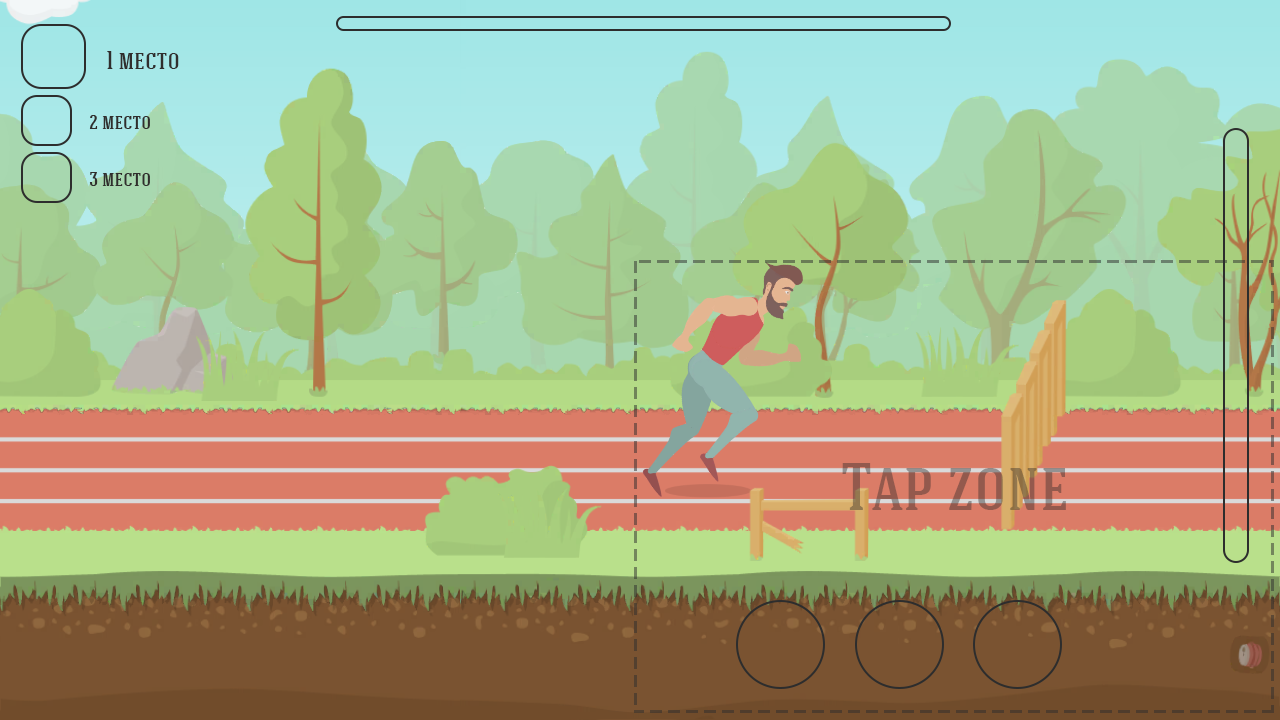
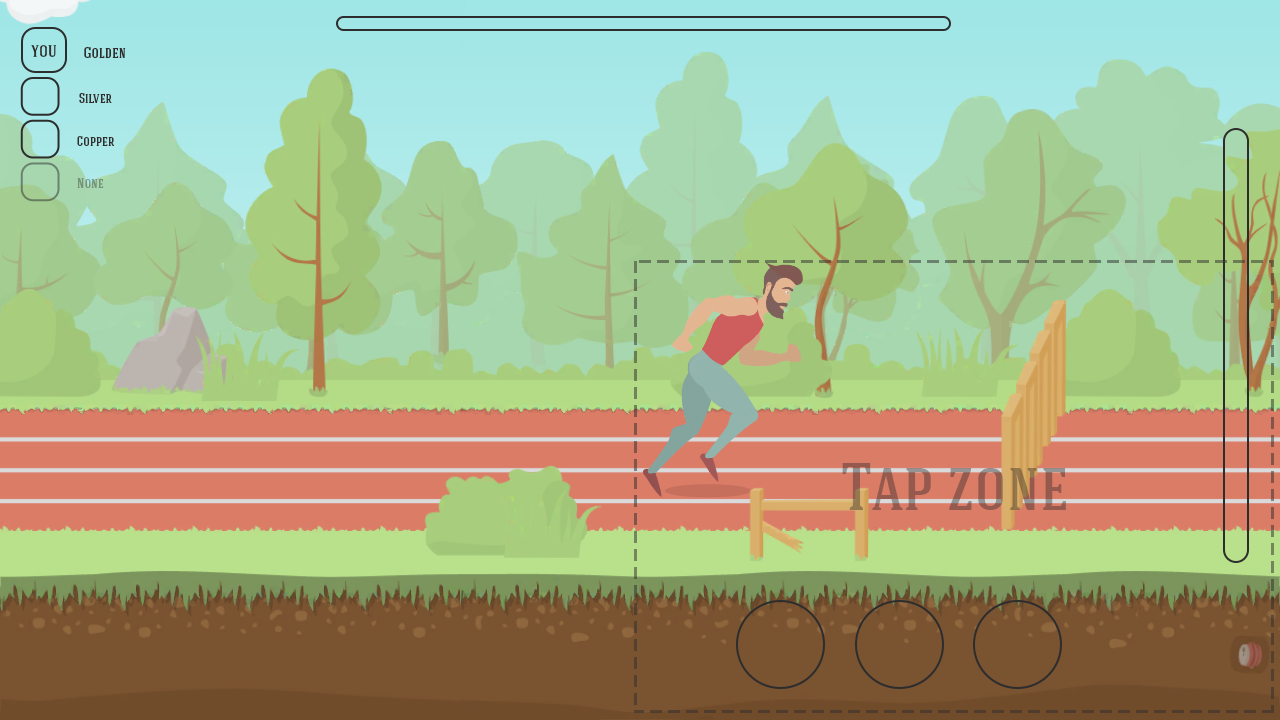
Before/after of a w=1280, h=720 layered artwork. What changed in the layer stack:
added group "Группа 1" with 9 layers above "Прямоугольник, скругл. углы 2" over left=21, top=28, right=126, bottom=201
added layer "Прямоугольник, скругл. углы 3 копия 3" (50%) in group "Группа 1" over left=21, top=163, right=59, bottom=201
moved "Прямоугольник, скругл. углы 3 копия 2" into group "Группа 1", painted on it over left=21, top=120, right=71, bottom=202
moved "Прямоугольник, скругл. углы 3 копия" into group "Группа 1", painted on it over left=21, top=78, right=71, bottom=145
added layer "you" in group "Группа 1" over left=31, top=45, right=57, bottom=57
moved "Прямоугольник, скругл. углы 3" into group "Группа 1", painted on it over left=22, top=25, right=85, bottom=88
added layer "None" (50%) in group "Группа 1" over left=77, top=178, right=104, bottom=188
renamed "3 место" to "Copper", moved it into group "Группа 1", painted on it over left=77, top=136, right=150, bottom=186
renamed "2 место" to "Silver", moved it into group "Группа 1", painted on it over left=79, top=93, right=150, bottom=129
renamed "1 место" to "Golden", moved it into group "Группа 1", painted on it over left=84, top=47, right=179, bottom=69
